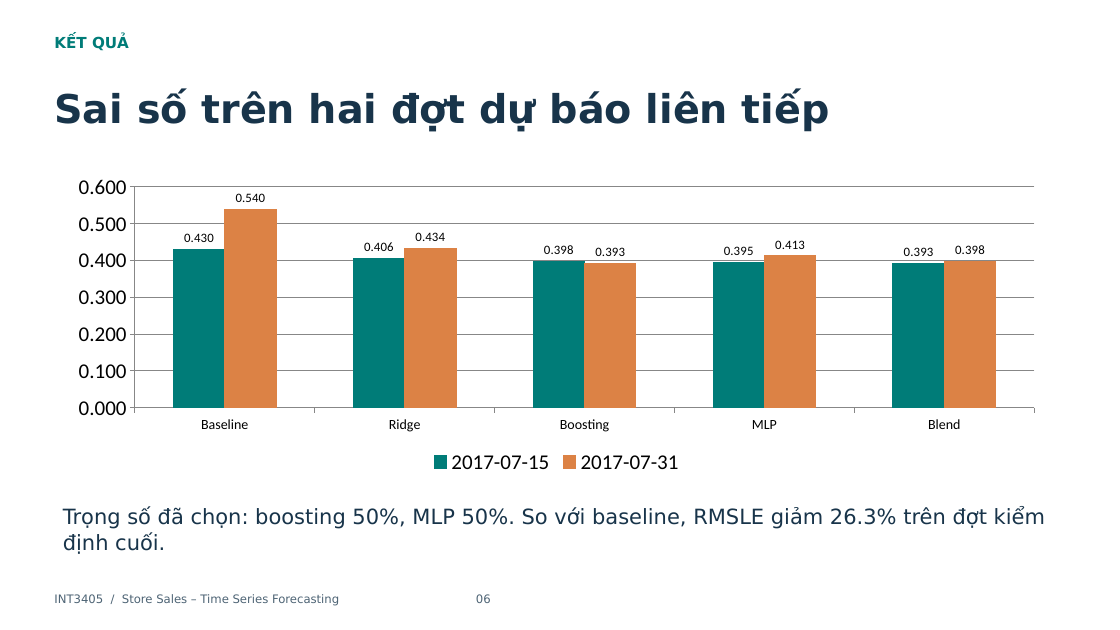
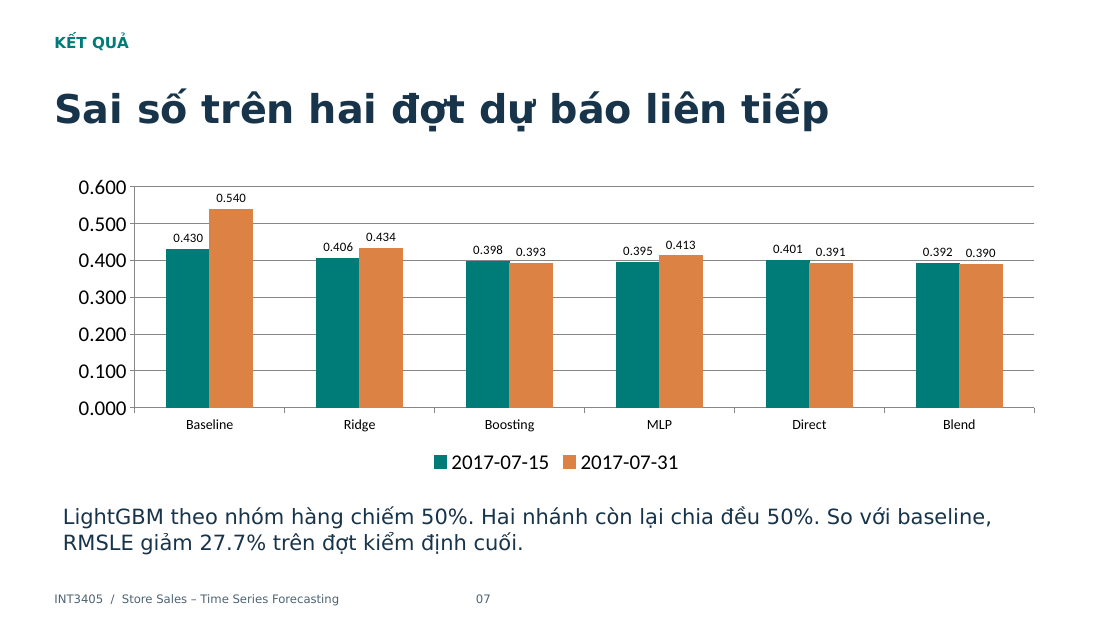
Before and after one commit to nchh06/ML_store_sales, a slide deck: slide 7 of report.pptx (slide 6 before the commit). Drawn at 1120x630 pixels with LibreOffice and Linux fonts; fonts in the diff are those of the drawing. Boxes give left, top, right and bottom in pixels: in the first picture for what was removed or moved away, otherwise in the second. Text is boxed around its words. In the diff, an @@ line names an element or a change of style, - is before the commit and + after.

Commit message:
feat: blend per-family LightGBM forecasts and handle promotion spikes

```diff
--- a/report.pptx
+++ b/report.pptx
@@ column chart at (x1=59, y1=168, x2=1054, y2=479) @@
-categories: Baseline, Ridge, Boosting, MLP, Blend
+categories: Baseline, Ridge, Boosting, MLP, Direct, Blend
-2017-07-15: 0.43, 0.406, 0.398, 0.395, 0.393
+2017-07-15: 0.43, 0.406, 0.398, 0.395, 0.401, 0.392
-2017-07-31: 0.54, 0.434, 0.393, 0.413, 0.398
+2017-07-31: 0.54, 0.434, 0.393, 0.413, 0.391, 0.39
@@ text at (x1=63, y1=507, x2=992, y2=555): text changed @@
-Trọng số đã chọn: boosting 50%, MLP 50%. So với baseline, RMSLE giảm 26.3% trên đợt kiểm định cuối.
+LightGBM theo nhóm hàng chiếm 50%. Hai nhánh còn lại chia đều 50%. So với baseline, RMSLE giảm 27.7% trên đợt kiểm định cuối.
@@ text at (x1=54, y1=594, x2=491, y2=606): text changed @@
-INT3405 / Store Sales – Time Series Forecasting 06
+INT3405 / Store Sales – Time Series Forecasting 07
```
Also in this commit, not shown: 6 other slides changed, 1 slide added, 8 other files.
